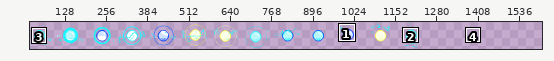
A pixel-art file gets an edit: effects/laser_emit.aseprite. Above: a wide view before the commit, with the close-up outlined.
Close-up. Before the edit:
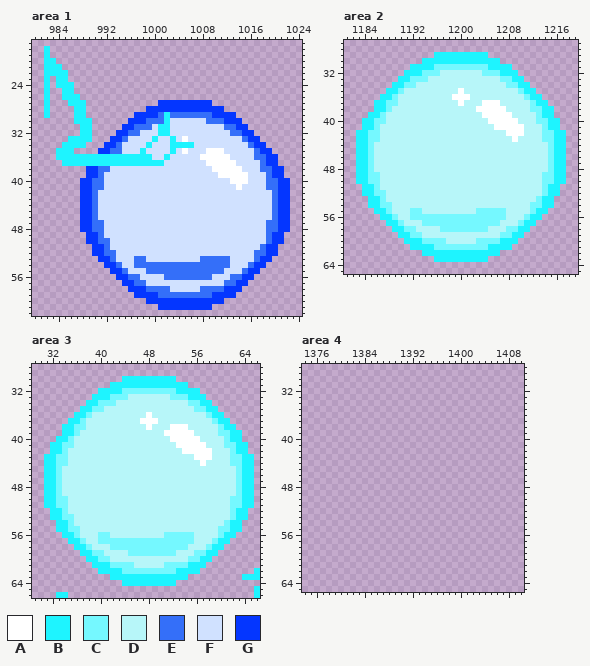
2048x512 pixels, 1 frame. Shown: area 1: x 980..1024, y 17..62; area 2: x 1181..1219, y 27..65; area 3: x 29..66, y 28..66; area 4: x 1374..1410, y 28..65. The wide view leaves out empty margins. The commit also changed other parts of the picture, which this record leaves out.
Palette (. is transparent): A #ffffff  B #1ef4ff  C #75f8ff  D #b7f6f9  E #346ff9  F #d0e1ff  G #0436ff
Pixels before, area 1, first column x 982:
18 B........................................
19 B........................................
20 BB.......................................
21 BBB......................................
22 BBBB.....................................
23 B.BB.....................................
24 B.BBB....................................
25 B..BB....................................
26 B..BBB...................................
27 B...BBB............GGGGGGGGG.............
28 B....BB..........GGGGGGGGGGGGG...........
29 B....BB........GGGGEBEEEEEEEGGGG.........
30 .....BBB......GGGEEEBFFFFFFEEEGGG........
31 ......BB.....GGEEEFBBFFFFFFFFFEEGG.......
32 ......BB....GGEEFFFBBFFFFFFFFFFEEGG......
33 ....BBBB...GGEFFFFBFFBFAFFFFFFFFFEGG.....
34 ...BBBB...GGEFFFFBFFFBBBBFFFFFFFFFEGG....
35 ..BBB....GGEEFFFBFFFFBFAFFFAAAFFFFFEGG...
36 ..BBBBBBBBBBBBBBBBFFBFFFFFAAAAAFFFFEEGG..
37 ...BBBBBBBBBBBBBBBBBFFFFFFFAAAAAFFFFEGG..
38 .......GGEEFFFFFFFFFFFFFFFFFAAAAAFFFEEGG.
39 .......GGEFFFFFFFFFFFFFFFFFFFAAAAAFFFEGG.
40 ......GGEEFFFFFFFFFFFFFFFFFFFFFAAAFFFEEGG
41 ......GGEEFFFFFFFFFFFFFFFFFFFFFFAFFFFEEGG
42 ......GGEFFFFFFFFFFFFFFFFFFFFFFFFFFFFFEGG
43 ......GGEFFFFFFFFFFFFFFFFFFFFFFFFFFFFFEGG
44 ......GGEFFFFFFFFFFFFFFFFFFFFFFFFFFFFFEGG
45 ......GGEFFFFFFFFFFFFFFFFFFFFFFFFFFFFFEGG
46 ......GGEFFFFFFFFFFFFFFFFFFFFFFFFFFFFFEGG
47 ......GGEEFFFFFFFFFFFFFFFFFFFFFFFFFFFEEGG
48 ......GGEEFFFFFFFFFFFFFFFFFFFFFFFFFFFEEGG
49 .......GGEFFFFFFFFFFFFFFFFFFFFFFFFFFFEGG.
50 .......GGEEFFFFFFFFFFFFFFFFFFFFFFFFFFEGG.
51 ........GGEFFFFFFFFFFFFFFFFFFFFFFFFFEGG..
52 ........GGEEFFFFFFFFFFFFFFFFFFFFFFFEEGG..
53 .........GGEFFFEEFFFFFFFFFEEEEEFFFFEGG...
54 ..........GGEFFEEEEEEEEEEEEEEEEFFFEGG....
55 ...........GGEFFFEEEEEEEEEEEEEFFFEGG.....
56 ............GGEEFFFFEEEEEEEEFFFEEGG......
57 .............GGEEFFFFFFFFFFFFFEEGG.......
58 ..............GGGEEEEFFFFFEEEEGGG........
59 ...............GGGGEEEEEEEEEGGGG.........
60 .................GGGGGGGGGGGGG...........
61 ...................GGGGGGGGG.............
Pixels before, area 2, first column x 1183:
29 .............BBBBBBBBB.............
30 ...........BBBBBBBBBBBBB...........
31 .........BBBBCCCCCCCCCBBBB.........
32 ........BBBCCCDDDDDDDCCCBBB........
33 .......BBCCCDDDDDDDDDDDDCCBB.......
34 ......BBCCDDDDDDDDDDDDDDDCCBB......
35 .....BBCDDDDDDDDDADDDDDDDDDCBB.....
36 ....BBCDDDDDDDDDAAADDDDDDDDDCBB....
37 ...BBCCDDDDDDDDDDADDDAAADDDDDCBB...
38 ...BBCDDDDDDDDDDDDDDAAAAADDDDCCBB..
39 ..BBCDDDDDDDDDDDDDDDDAAAAADDDDCBB..
40 .BBCCDDDDDDDDDDDDDDDDDAAAAADDDCCBB.
41 .BBCDDDDDDDDDDDDDDDDDDDAAAAADDDCBB.
42 BBCCDDDDDDDDDDDDDDDDDDDDDAAADDDCCBB
43 BBCCDDDDDDDDDDDDDDDDDDDDDDADDDDCCBB
44 BBCDDDDDDDDDDDDDDDDDDDDDDDDDDDDDCBB
45 BBCDDDDDDDDDDDDDDDDDDDDDDDDDDDDDCBB
46 BBCDDDDDDDDDDDDDDDDDDDDDDDDDDDDDCBB
47 BBCDDDDDDDDDDDDDDDDDDDDDDDDDDDDDCBB
48 BBCDDDDDDDDDDDDDDDDDDDDDDDDDDDDDCBB
49 BBCCDDDDDDDDDDDDDDDDDDDDDDDDDDDCCBB
50 BBCCDDDDDDDDDDDDDDDDDDDDDDDDDDDCCBB
51 .BBCDDDDDDDDDDDDDDDDDDDDDDDDDDDCBB.
52 .BBCCDDDDDDDDDDDDDDDDDDDDDDDDDDCBB.
53 ..BBCDDDDDDDDDDDDDDDDDDDDDDDDDCBB..
54 ..BBCCDDDDDDDDDDDDDDDDDDDDDDDCCBB..
55 ...BBCDDDCCDDDDDDDDDCCCCCDDDDCBB...
56 ....BBCDDCCCCCCCCCCCCCCCCDDDCBB....
57 .....BBCDDDCCCCCCCCCCCCCDDDCBB.....
58 ......BBCCDDDDCCCCCCCCDDDCCBB......
59 .......BBCCDDDDDDDDDDDDDCCBB.......
60 ........BBBCCCCDDDDDCCCCBBB........
61 .........BBBBCCCCCCCCCBBBB.........
62 ...........BBBBBBBBBBBBB...........
63 .............BBBBBBBBB.............
Pixels before, area 3, first column x 31:
30 .............BBBBBBBBB..............
31 ...........BBBBBBBBBBBBB............
32 .........BBBBCCCCCCCCCBBBB..........
33 ........BBBCCCDDDDDDDCCCBBB.........
34 .......BBCCCDDDDDDDDDDDDCCBB........
35 ......BBCCDDDDDDDDDDDDDDDCCBB.......
36 .....BBCDDDDDDDDDADDDDDDDDDCBB......
37 ....BBCDDDDDDDDDAAADDDDDDDDDCBB.....
38 ...BBCCDDDDDDDDDDADDDAAADDDDDCBB....
39 ...BBCDDDDDDDDDDDDDDAAAAADDDDCCBB...
40 ..BBCDDDDDDDDDDDDDDDDAAAAADDDDCBB...
41 .BBCCDDDDDDDDDDDDDDDDDAAAAADDDCCBB..
42 .BBCDDDDDDDDDDDDDDDDDDDAAAAADDDCBB..
43 BBCCDDDDDDDDDDDDDDDDDDDDDAAADDDCCBB.
44 BBCCDDDDDDDDDDDDDDDDDDDDDDADDDDCCBB.
45 BBCDDDDDDDDDDDDDDDDDDDDDDDDDDDDDCBB.
46 BBCDDDDDDDDDDDDDDDDDDDDDDDDDDDDDCBB.
47 BBCDDDDDDDDDDDDDDDDDDDDDDDDDDDDDCBB.
48 BBCDDDDDDDDDDDDDDDDDDDDDDDDDDDDDCBB.
49 BBCDDDDDDDDDDDDDDDDDDDDDDDDDDDDDCBB.
50 BBCCDDDDDDDDDDDDDDDDDDDDDDDDDDDCCBB.
51 BBCCDDDDDDDDDDDDDDDDDDDDDDDDDDDCCBB.
52 .BBCDDDDDDDDDDDDDDDDDDDDDDDDDDDCBB..
53 .BBCCDDDDDDDDDDDDDDDDDDDDDDDDDDCBB..
54 ..BBCDDDDDDDDDDDDDDDDDDDDDDDDDCBB...
55 ..BBCCDDDDDDDDDDDDDDDDDDDDDDDCCBB...
56 ...BBCDDDCCDDDDDDDDDCCCCCDDDDCBB....
57 ....BBCDDCCCCCCCCCCCCCCCCDDDCBB.....
58 .....BBCDDDCCCCCCCCCCCCCDDDCBB......
59 ......BBCCDDDDCCCCCCCCDDDCCBB.......
60 .......BBCCDDDDDDDDDDDDDCCBB........
61 ........BBBCCCCDDDDDCCCCBBB.........
62 .........BBBBCCCCCCCCCBBBB.........B
63 ...........BBBBBBBBBBBBB.........BBB
64 .............BBBBBBBBB..............
65 ...................................B
66 ..BB...............................B
After:
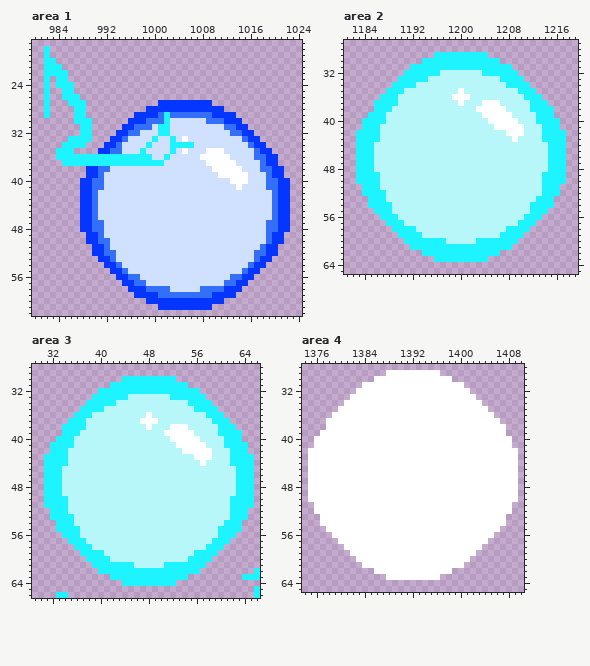
From old to new:
Changed rows in their new state; - is an unchanged pixel.
Area 1:
first column x 997:
53 FF---------FFFFF
54 FFFFFFFFFFFFFFFF
55 --FFFFFFFFFFFFF-
56 -----FFFFFFFF---
Area 2:
first column x 1185:
31 -----------BBBBBBBBB-----------
32 ---------BBB-------BBB---------
33 -------BBB------------BB-------
34 ------BB---------------BB------
35 -----B-------------------B-----
36 ----B---------------------B----
37 ---BB----------------------B---
38 ---B-----------------------BB--
39 --B-------------------------B--
40 -BB-------------------------BB-
41 -B---------------------------B-
42 BB---------------------------BB
43 BB---------------------------BB
44 B-----------------------------B
45 B-----------------------------B
46 B-----------------------------B
47 B-----------------------------B
48 B-----------------------------B
49 BB---------------------------BB
50 BB---------------------------BB
51 -B---------------------------B-
52 -BB--------------------------B-
53 --B-------------------------B--
54 --BB-----------------------BB--
55 ---B---DD---------DDDDD----B---
56 ----B--DDDDDDDDDDDDDDDD---B----
57 -----B---DDDDDDDDDDDDD---B-----
58 ------BB----DDDDDDDD---BB------
59 -------BB-------------BB-------
60 ---------BBBB-----BBBB---------
61 -----------BBBBBBBBB-----------
Area 3:
first column x 33:
32 -----------BBBBBBBBB-----------
33 ---------BBB-------BBB---------
34 -------BBB------------BB-------
35 ------BB---------------BB------
36 -----B-------------------B-----
37 ----B---------------------B----
38 ---BB----------------------B---
39 ---B-----------------------BB--
40 --B-------------------------B--
41 -BB-------------------------BB-
42 -B---------------------------B-
43 BB---------------------------BB
44 BB---------------------------BB
45 B-----------------------------B
46 B-----------------------------B
47 B-----------------------------B
48 B-----------------------------B
49 B-----------------------------B
50 BB---------------------------BB
51 BB---------------------------BB
52 -B---------------------------B-
53 -BB--------------------------B-
54 --B-------------------------B--
55 --BB-----------------------BB--
56 ---B---DD---------DDDDD----B---
57 ----B--DDDDDDDDDDDDDDDD---B----
58 -----B---DDDDDDDDDDDDD---B-----
59 ------BB----DDDDDDDD---BB------
60 -------BB-------------BB-------
61 ---------BBBB-----BBBB---------
62 -----------BBBBBBBBB-----------
Area 4:
first column x 1375:
29 -------------AAAAAAAAA-------------
30 -----------AAAAAAAAAAAAA-----------
31 ---------AAAAAAAAAAAAAAAAA---------
32 --------AAAAAAAAAAAAAAAAAAA--------
33 -------AAAAAAAAAAAAAAAAAAAAA-------
34 ------AAAAAAAAAAAAAAAAAAAAAAA------
35 -----AAAAAAAAAAAAAAAAAAAAAAAAA-----
36 ----AAAAAAAAAAAAAAAAAAAAAAAAAAA----
37 ---AAAAAAAAAAAAAAAAAAAAAAAAAAAAA---
38 ---AAAAAAAAAAAAAAAAAAAAAAAAAAAAAA--
39 --AAAAAAAAAAAAAAAAAAAAAAAAAAAAAAA--
40 -AAAAAAAAAAAAAAAAAAAAAAAAAAAAAAAAA-
41 -AAAAAAAAAAAAAAAAAAAAAAAAAAAAAAAAA-
42 AAAAAAAAAAAAAAAAAAAAAAAAAAAAAAAAAAA
43 AAAAAAAAAAAAAAAAAAAAAAAAAAAAAAAAAAA
44 AAAAAAAAAAAAAAAAAAAAAAAAAAAAAAAAAAA
45 AAAAAAAAAAAAAAAAAAAAAAAAAAAAAAAAAAA
46 AAAAAAAAAAAAAAAAAAAAAAAAAAAAAAAAAAA
47 AAAAAAAAAAAAAAAAAAAAAAAAAAAAAAAAAAA
48 AAAAAAAAAAAAAAAAAAAAAAAAAAAAAAAAAAA
49 AAAAAAAAAAAAAAAAAAAAAAAAAAAAAAAAAAA
50 AAAAAAAAAAAAAAAAAAAAAAAAAAAAAAAAAAA
51 -AAAAAAAAAAAAAAAAAAAAAAAAAAAAAAAAA-
52 -AAAAAAAAAAAAAAAAAAAAAAAAAAAAAAAAA-
53 --AAAAAAAAAAAAAAAAAAAAAAAAAAAAAAA--
54 --AAAAAAAAAAAAAAAAAAAAAAAAAAAAAAA--
55 ---AAAAAAAAAAAAAAAAAAAAAAAAAAAAA---
56 ----AAAAAAAAAAAAAAAAAAAAAAAAAAA----
57 -----AAAAAAAAAAAAAAAAAAAAAAAAA-----
58 ------AAAAAAAAAAAAAAAAAAAAAAA------
59 -------AAAAAAAAAAAAAAAAAAAAA-------
60 --------AAAAAAAAAAAAAAAAAAA--------
61 ---------AAAAAAAAAAAAAAAAA---------
62 -----------AAAAAAAAAAAAA-----------
63 -------------AAAAAAAAA-------------
